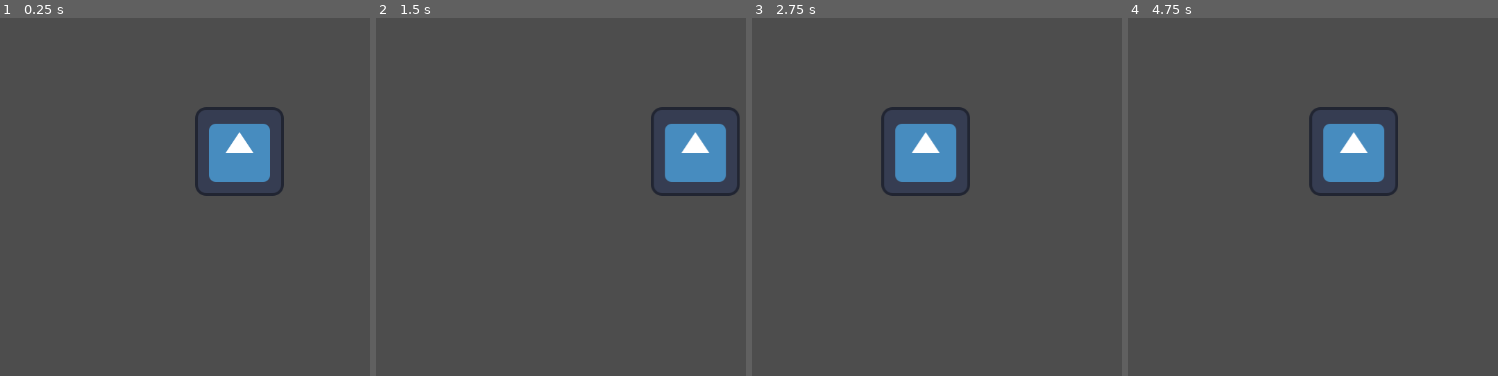
Above: before the commit, frames 1-4 (left to right).
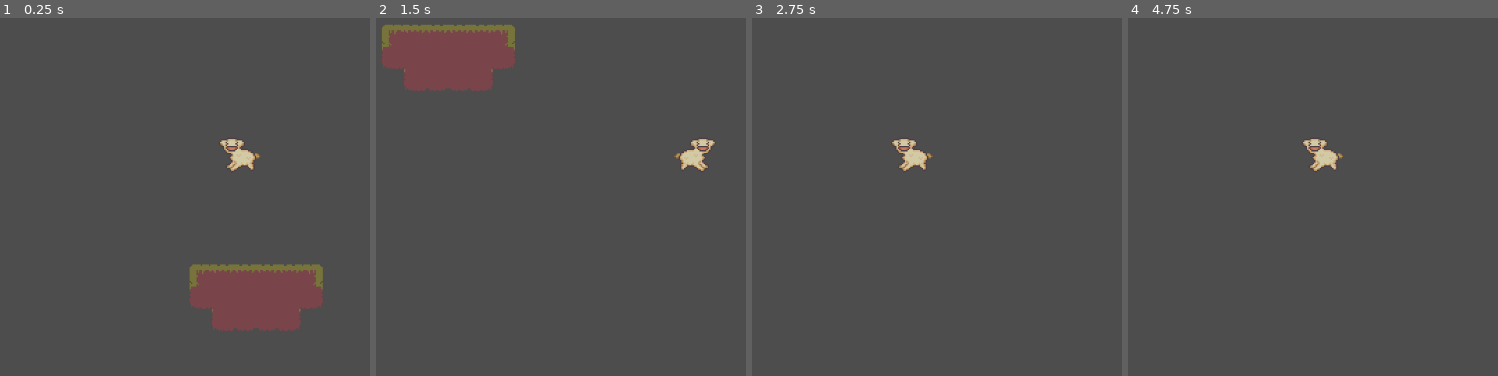
Above: after the commit, the same moments.

Repository: colormak3r/VGDC-Game-Jam-Fall-2023
Game: Godot game, scene res://levelone.tscn
The game is run twice, just before and just after one commit, with the same random seed, the same clock (stepped at 60 frames per second) and the same inputs. Before the commit the project has no main scene; this scene is started directly in both runs. The engine's default icon, where the game draws it, is replaced by a stand-in: a white triangle on a blue panel in a dark square.
Inputs:
- Up to frame 1 (0.25 s): no input
- Up to frame 2 (1.5 s): hold D (right) from 0.53 s (still down); tap Space (jump) at 0.77 s
- Up to frame 3 (2.75 s): tap Space (jump) at 1.52 s; tap Enter at 2 s; release D (right) at 2.03 s; hold A (left) from 2.03 s (still down)
- Up to frame 4 (4.75 s): release A (left) at 2.78 s; hold D (right) 2.78-4.28 s; tap Space (jump) at 3.02, 3.77, 4.25, 4.52 s; hold A (left) from 4.28 s (still down)

The runs differ from the first frame. In frame 1, 9.1% of the frame differs, in the area x 51-88%, y 24-88%; in frame 2, 9.2%, in the area x 1-99%, y 1-50%; in frame 3, 3.5%; in frame 4, 3.7%.

Commit message:
Idle and Jump Animation

Diff:
--- /dev/null
+++ b/GameManager.tscn
@@ -0,0 +1,3 @@
+[gd_scene format=3 uid="uid://du5w0gfs3j8wj"]
+
+[node name="Node2D" type="Node2D"]
--- a/levelone.tscn
+++ b/levelone.tscn
@@ -1,7 +1,60 @@
-[gd_scene load_steps=2 format=3 uid="uid://ckeretr8wrklo"]
+[gd_scene load_steps=6 format=3 uid="uid://ckeretr8wrklo"]
 
-[ext_resource type="PackedScene" path="res://player.tscn" id="1_h3l18"]
+[ext_resource type="PackedScene" uid="uid://c0b8bysasca0i" path="res://player.tscn" id="1_h3l18"]
+[ext_resource type="Texture2D" uid="uid://dmfyy6ptsnlr8" path="res://graphics/ph_tiles.png" id="2_uasqq"]
+[ext_resource type="PackedScene" uid="uid://du5w0gfs3j8wj" path="res://GameManager.tscn" id="3_3hwfs"]
+
+[sub_resource type="TileSetAtlasSource" id="TileSetAtlasSource_qiinp"]
+texture = ExtResource("2_uasqq")
+0:0/0 = 0
+0:0/0/physics_layer_0/linear_velocity = Vector2(0, 0)
+0:0/0/physics_layer_0/angular_velocity = 0.0
+0:0/0/physics_layer_0/polygon_0/points = PackedVector2Array(-8, -8, 8, -8, 8, 8, -8, 8)
+1:0/0 = 0
+1:0/0/physics_layer_0/linear_velocity = Vector2(0, 0)
+1:0/0/physics_layer_0/angular_velocity = 0.0
+1:0/0/physics_layer_0/polygon_0/points = PackedVector2Array(-8, -8, 8, -8, 8, 8, -8, 8)
+2:0/0 = 0
+2:0/0/physics_layer_0/linear_velocity = Vector2(0, 0)
+2:0/0/physics_layer_0/angular_velocity = 0.0
+2:0/0/physics_layer_0/polygon_0/points = PackedVector2Array(-8, -8, 8, -8, 8, 8, -8, 8)
+0:1/0 = 0
+0:1/0/physics_layer_0/linear_velocity = Vector2(0, 0)
+0:1/0/physics_layer_0/angular_velocity = 0.0
+0:1/0/physics_layer_0/polygon_0/points = PackedVector2Array(-8, -8, 8, -8, 8, 8, -8, 8)
+1:1/0 = 0
+1:1/0/physics_layer_0/linear_velocity = Vector2(0, 0)
+1:1/0/physics_layer_0/angular_velocity = 0.0
+1:1/0/physics_layer_0/polygon_0/points = PackedVector2Array(-8, -8, 8, -8, 8, 8, -8, 8)
+2:1/0 = 0
+2:1/0/physics_layer_0/linear_velocity = Vector2(0, 0)
+2:1/0/physics_layer_0/angular_velocity = 0.0
+2:1/0/physics_layer_0/polygon_0/points = PackedVector2Array(-8, -8, 8, -8, 8, 8, -8, 8)
+0:2/0 = 0
+0:2/0/physics_layer_0/linear_velocity = Vector2(0, 0)
+0:2/0/physics_layer_0/angular_velocity = 0.0
+0:2/0/physics_layer_0/polygon_0/points = PackedVector2Array(-8, -8, 8, -8, 8, 8, -8, 8)
+1:2/0 = 0
+1:2/0/physics_layer_0/linear_velocity = Vector2(0, 0)
+1:2/0/physics_layer_0/angular_velocity = 0.0
+1:2/0/physics_layer_0/polygon_0/points = PackedVector2Array(-8, -8, 8, -8, 8, 8, -8, 8)
+2:2/0 = 0
+2:2/0/physics_layer_0/linear_velocity = Vector2(0, 0)
+2:2/0/physics_layer_0/angular_velocity = 0.0
+2:2/0/physics_layer_0/polygon_0/points = PackedVector2Array(-8, -8, 8, -8, 8, 8, -8, 8)
+
+[sub_resource type="TileSet" id="TileSet_qt8a7"]
+physics_layer_0/collision_layer = 1
+sources/0 = SubResource("TileSetAtlasSource_qiinp")
 
 [node name="LevelOne" type="Node2D"]
 
 [node name="CharacterBody2D" parent="." instance=ExtResource("1_h3l18")]
+position = Vector2(4, -147)
+
+[node name="TileMap" type="TileMap" parent="."]
+tile_set = SubResource("TileSet_qt8a7")
+format = 2
+layer_0/tile_data = PackedInt32Array(-65538, 0, 0, -65537, 65536, 0, -131072, 65536, 0, -131071, 65536, 0, -131070, 65536, 0, -131069, 131072, 0, -1, 65536, 1, -65536, 65536, 1, -65535, 65536, 1, -65534, 65536, 1, -2, 0, 2, -65533, 131072, 2, 65535, 0, 2, 2, 131072, 2, 0, 65536, 2, 1, 65536, 2)
+
+[node name="Node2D" parent="." instance=ExtResource("3_3hwfs")]
--- a/player.gd
+++ b/player.gd
@@ -1,17 +1,22 @@
 extends CharacterBody2D
 
 
-const SPEED = 300.0
-const JUMP_VELOCITY = -400.0
+const SPEED = 200.0
+const JUMP_VELOCITY = -200.0
 
 # Get the gravity from the project settings to be synced with RigidBody nodes.
 @export var gravity : float = 250
-
+@onready var animated_sprite_2d = $AnimatedSprite2D
 
 func _physics_process(delta):
 	# Add the gravity.
 	if not is_on_floor():
 		velocity.y += gravity * delta
+
+	if is_on_floor():
+		animated_sprite_2d.play("Idle")
+	else :
+		animated_sprite_2d.play("Jump")
 
 	# Handle Jump.
 	if Input.is_action_just_pressed("jump") and is_on_floor():
@@ -20,6 +25,11 @@
 	# Get the input direction and handle the movement/deceleration.
 	# As good practice, you should replace UI actions with custom gameplay actions.
 	var direction = Input.get_axis("left", "right")
+
+	# Flip sprite by direction
+	if direction != 0 :
+		animated_sprite_2d.flip_h = direction > 0
+
 	if direction:
 		velocity.x = direction * SPEED
 	else:
--- a/player.tscn
+++ b/player.tscn
@@ -1,19 +1,49 @@
-[gd_scene load_steps=4 format=3 uid="uid://c0b8bysasca0i"]
+[gd_scene load_steps=7 format=3 uid="uid://c0b8bysasca0i"]
 
-[ext_resource type="Texture2D" uid="uid://cc0ant1sib7cj" path="res://icon.svg" id="1_icwde"]
 [ext_resource type="Script" path="res://player.gd" id="1_uopcw"]
+[ext_resource type="Texture2D" uid="uid://ddb5b6lmhgike" path="res://graphics/lulu.png" id="2_qasda"]
 
 [sub_resource type="RectangleShape2D" id="RectangleShape2D_78rb3"]
-size = Vector2(128, 128)
+size = Vector2(32, 32)
+
+[sub_resource type="AtlasTexture" id="AtlasTexture_wa3mk"]
+atlas = ExtResource("2_qasda")
+region = Rect2(0, 0, 32, 32)
+
+[sub_resource type="AtlasTexture" id="AtlasTexture_gxijl"]
+atlas = ExtResource("2_qasda")
+region = Rect2(0, 32, 32, 32)
+
+[sub_resource type="SpriteFrames" id="SpriteFrames_lxluh"]
+animations = [{
+"frames": [{
+"duration": 1.0,
+"texture": SubResource("AtlasTexture_wa3mk")
+}],
+"loop": true,
+"name": &"Idle",
+"speed": 5.0
+}, {
+"frames": [{
+"duration": 1.0,
+"texture": SubResource("AtlasTexture_gxijl")
+}],
+"loop": true,
+"name": &"Jump",
+"speed": 5.0
+}]
 
 [node name="Player" type="CharacterBody2D"]
 script = ExtResource("1_uopcw")
-
-[node name="Sprite2D" type="Sprite2D" parent="."]
-texture = ExtResource("1_icwde")
+gravity = 1000.0
 
 [node name="CollisionShape2D" type="CollisionShape2D" parent="."]
 shape = SubResource("RectangleShape2D_78rb3")
 
 [node name="Camera2D" type="Camera2D" parent="."]
+zoom = Vector2(2, 2)
 drag_horizontal_enabled = true
+
+[node name="AnimatedSprite2D" type="AnimatedSprite2D" parent="."]
+sprite_frames = SubResource("SpriteFrames_lxluh")
+animation = &"Jump"
--- a/project.godot
+++ b/project.godot
@@ -11,6 +11,7 @@
 [application]
 
 config/name="VGDC Game Jam Fall 2023"
+run/main_scene="res://levelone.tscn"
 config/features=PackedStringArray("4.1", "GL Compatibility")
 config/icon="res://icon.svg"
 
@@ -38,5 +39,6 @@
 
 [rendering]
 
+textures/canvas_textures/default_texture_filter=0
 renderer/rendering_method="gl_compatibility"
 renderer/rendering_method.mobile="gl_compatibility"
Not shown, added: graphics/lulu.png.import
